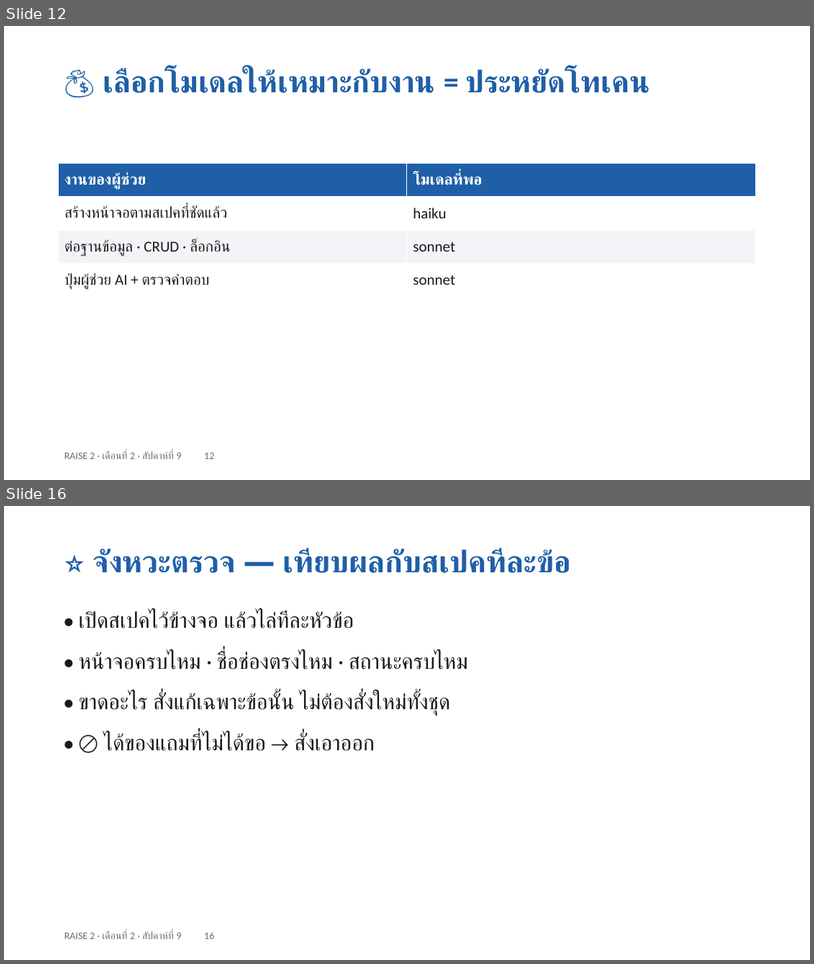
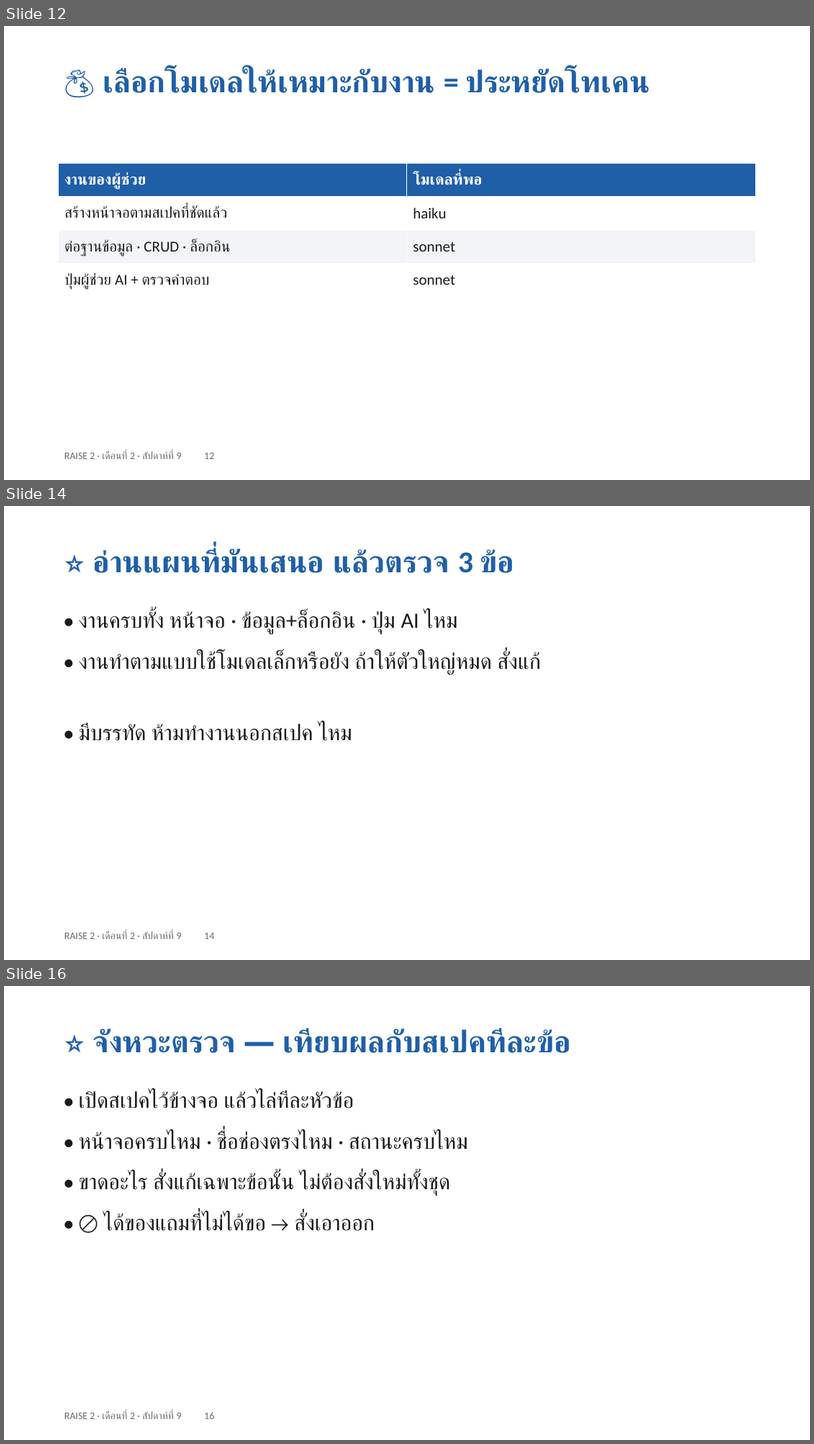
Before and after one commit to cnacha-mfu/raise2-module2, a slide deck: materials/week9/w9-slides.pptx. Shown one above the other, each under a label of ours: slides 12 and 16 before the commit, slides 12, 14 and 16 after it; the slides between them are not shown. The pictures are 814x964 and 814x1444 pixels, drawn with LibreOffice and Linux fonts; fonts in the diff are those of the drawing. Boxes give left, top, right and bottom in pixels: in the first picture for what was removed or moved away, otherwise in the second. Text is boxed around its words. In the diff, an @@ line names an element or a change of style, - is before the commit and + after.

```diff
--- a/materials/week9/w9-slides.pptx
+++ b/materials/week9/w9-slides.pptx
@@ slide 14 added at (4, 506, 810, 960), background #FFFFFF @@
@@ text added at (93, 549, 515, 573), 36 pt, text #1F5FA8, bold @@
+⭐ อ่านแผนที่มันเสนอ แล้วตรวจ 3 ข้อ
@@ text added at (79, 610, 458, 633), 26 pt, text #1A1A1A @@
+• งานครบทั้ง หน้าจอ · ข้อมูล+ล็อกอิน · ปุ่ม AI ไหม
@@ text added at (79, 651, 540, 674), 26 pt, text #1A1A1A @@
+• งานทำตามแบบใช้โมเดลเล็กหรือยัง ถ้าให้ตัวใหญ่หมด สั่งแก้
@@ text added at (79, 723, 352, 741), 26 pt, text #1A1A1A @@
+• มีบรรทัด ห้ามทำงานนอกสเปค ไหม
@@ text added at (64, 931, 214, 939), 12 pt, text #6B6B6B @@
+RAISE 2 · เดือนที่ 2 · สัปดาห์ที่ 9 14
```
Also in this commit, not shown: 3 slides changed, 1 slide removed, 5 other files.
